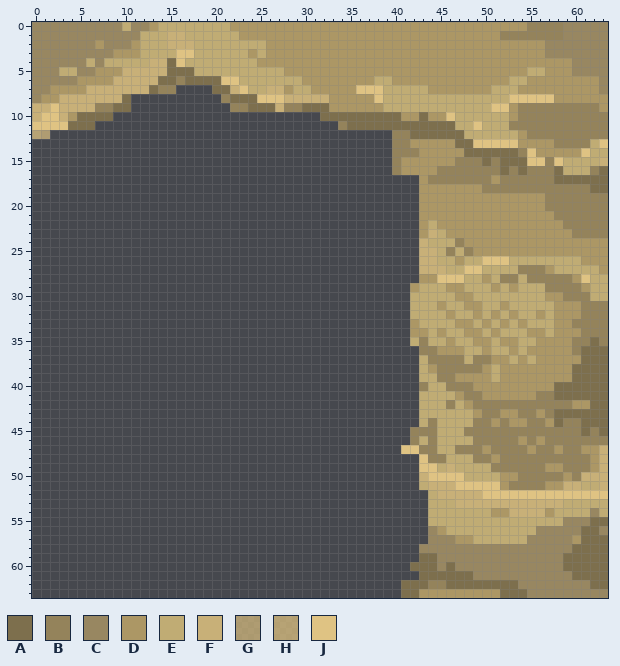
One commit to this pixel-art sprite: resources/sprites/tiles/sand/tiles_0010.png. Above, as it was before the edit.
The file is 64x64 pixels.
Palette (. is transparent): A #7d6f4d  B #94835b  C #988761  D #ac9765  E #c0ac74  F #c8b078  G #dfc383af  H #dfc383bd  J #dfc383
Pixels before (only the part around the change), first column x 0:
 0 CCCCCCCCCCECCDEEEEEEEEDDDDDDDDDDDDDDDDDDDDDDDDDDDDDDDDDB
 1 CCCCCCCCCCCCEEEFFEEEEEEDDDDDDDDDDDDDDDDDDDDDDDDDDDDDBBBB
 2 CCCCCCCDCCCDEEEFFFEEEEEEEEDDDDDDDDDDDDDDDDDDDDDDDDDDDDDD
 3 CCCCCCCCCDDDEEEEJJEEEEEEDEDDDDDDDDDDDDDDDDDDDDDDDDDDDDDD
 4 CCCCCCECEEEEEFFAJEEEEEEEEDDDDDDDDDDDDDDDDDDDDDDDDDDDDDDD
 5 CCCEECCDDDFFFFFAAAEEEEEEEEEEDDDDDDDDDDDDDDDDDDDDDDDDDDDE
 6 CCCCCDDDDFFFFFAABAAAAJJEEEEEEEDDDDDDDDEEDDDDDDDDDDDDDEED
 7 CCDDDDFFFFFFFABB....AAFJEEFFDEEDDDDDJJJEEEEEDDDDDDDEEEDD
 8 CDDFFFFFFFA..........BAAAJJJFFFFFDDDDDJEEEEEEEEEEEEEEJJJ
 9 FFJFFFFBBAA...........BBAAAFBBAAADDDDDDEEEEEEEEEEEEJJDBB
10 FJJFDAAAA.......................AAAAAAAAADDADDJEEEEEEDBB
11 JJJJAAA...........................BAAAAAAAAAAAAEEJEEEBBB
12 HG......................................BBAAAAAAEEEEEEDB
13 ........................................BBDDDDDAAJJJJJDD
14 ........................................BBBDDDDDAAAAAABJ
15 ........................................BDDDDDDBBBABAAAJ
16 ........................................BDDDDBBBBBBBABAB
17 ...........................................DBBBBBBBDBBBB
18 ...........................................DDDDDDDBBBBBB
19 ...........................................DDDDDDDDDDDDD
20 ...........................................DDDDDDDDDDDDD
21 ...........................................DDDDDDDDDDDDD
22 ...........................................DEDDDDDDDDDDD
23 ...........................................DFEDDDDDDDDDD
24 ...........................................FEEEBDDDDDDDD
25 ...........................................FFEBEBDDDDDDD
26 ...........................................FFEEDEEJJJEEE
27 ...........................................FFFEEJJEEEEBB
28 ...........................................DDJJJEEDEBBEB
29 ..........................................DEEEDDEEEDEDEE
30 ..........................................EEEEEDDEEEEEEE
31 ..........................................EEEDEEDDEEDEEE
32 ..........................................EEEEDEEDEDEDEE
33 ..........................................DEEEEDDEDEDEDE
34 ..........................................DDEDEEDDEDEEED
35 ..........................................EBEEDEEDDEDDEE
36 ...........................................BBDDDEEDEEDED
37 ...........................................EBBBBEBBDDEDE
38 ...........................................EDBBBBBDEDDDD
39 ...........................................EEBBDDDDEDDDD
40 ...........................................BEEBBBDDDDDDD
41 ...........................................EEEEDBBDDDDDD
42 ...........................................EEEBEDBBBBBBB
43 ...........................................EEEEEEDBBDDBB
44 ...........................................EBEEEEBBDBDDB
45 ..........................................BBBEEEBBBBBBBB
46 ..........................................BEBEEEEBBBBBDB
47 .........................................JJBBEEBBBDBBBBD
48 ...........................................JBBEEEBBDBBBB
49 ...........................................JJEFEEEEBBBBB
50 ...........................................FJJJJEEEEDDBB
51 ...........................................EFFFJJJJJDBBB
52 ............................................EFFFFFJJJJJJ
53 ............................................EEEFFFFFFFFF
54 ............................................EEEEEEEDDFFF
55 ............................................EEEEEEEEEEEE
56 ............................................CDEEEEEEEEEE
57 ............................................CCCDDEEEEEEC
58 ...........................................CCCCCCCCCCCCC
59 ...........................................AACCCCCCCCCCC
60 ..........................................AAACACCCCCCCCC
61 ...........................................AAAAAACCCCCCC
62 .........................................AAABBAAAAAAAACC
63 .........................................AADDDDDDDDDAAAC
And afterwards:
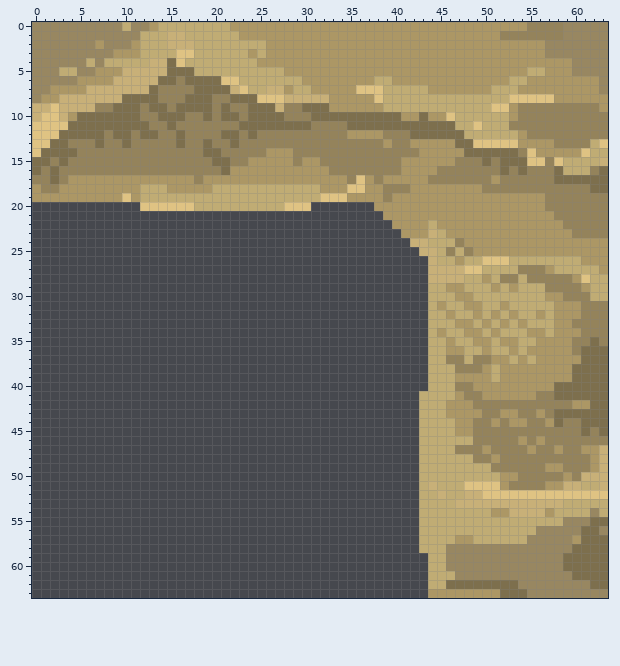
Diff:
y 7: x 16..19 .... -> BBAA
y 8: x 11..20 .......... -> AAABBBAAAB
y 9: x 11..21 ........... -> ABAABAAAABA
y 10: x 9..31 ....................... -> AAABBAAABBABAABAAAABBBA
y 11: x 7..33 ........................... -> AAAAAABBABBBBBBBAAAAAAAABBB
y 12: x 0..39 HG...................................... -> JJJAAAAABAABAABBABBBBAABABBBBBBBBBBDDDDB
y 13: x 0..39 ........................................ -> JJAABBBABBABBBBBABBABBABBBBBBBBBBBBBBBBD
y 14: x 0..39 ........................................ -> JAAAABBBBBBBBBBBBBBAABBBBBDDDBBBBBBBBBBB
y 15: x 0..39 ........................................ -> AABABBBBBBBBBBBBBBBBAABBDDDDDBDDBBBBBBBB
y 16: x 0..39 ........................................ -> ABABBBBBBBBBBBBBBBBBBADDDDDDDDDDDBBBBBBB
y 17: x 0..42 ........................................... -> BBABDDDDDDDDDDDDDDBDDDDDDDDDDDDDDDDBJDBDDDD
y 18: x 0..42 ........................................... -> DBBDDDDDDDDDEEEDDDDDEEEEEEEEEEEEDDDJJDDBBBD
y 19: x 0..42 ........................................... -> DDDDDDDDDDJDEEEEEEEEEEEEEEEEEEEEJJJDDDDBDDD
y 20: x 12..30 ................... -> JJJJJJEEEEEEEEEEJJJ; x 38..42 ..... -> DDDDD
y 21: x 39..42 .... -> DDDD
y 22: x 40..42 ... -> DDD
y 23: x 41..42 .. -> DD
y 24: x 42 . -> F
y 26: x 43 F -> .
y 27: x 43 F -> .; x 46..47 EE -> FF
y 28: x 43..47 DDJJJ -> .FFFF
y 29: x 42..43 DE -> ..
y 30..32: x 42..43 EE -> ..
y 33: x 42..43 DE -> ..
y 34: x 42..43 DD -> ..
y 35: x 42..43 EB -> ..
y 36: x 43..45 BBD -> .EE
y 37: x 43..45 EBB -> .EE
y 38: x 43..46 EDBB -> .EEE
y 39: x 43 E -> .; x 45..46 BB -> EE
y 40: x 43 B -> .; x 46 B -> E
y 42: x 46..47 BE -> DD
y 43: x 46..48 EEE -> DDD
y 44: x 44 B -> E; x 47..48 EE -> DD
y 45: x 42..44 BBB -> .EE; x 47..48 EB -> DD
y 46: x 42 B -> .; x 44 B -> E
y 47: x 41..44 JJBB -> ..EE
y 48: x 43..45 JBB -> EEE
y 49: x 43..44 JJ -> EE; x 46 F -> E
y 50: x 43..47 FJJJJ -> EEEEE
y 51: x 45..47 FFJ -> EEE
y 52: x 43 . -> E; x 46..47 FF -> EE
y 53..55: x 43 . -> E
y 56: x 43..45 .CD -> EEE
y 57: x 43..46 .CCC -> EEEE
y 58: x 43..45 CCC -> EEE
y 59: x 43..45 AAC -> .EE
y 60: x 42..46 AAACA -> ..EEC
y 61: x 43..48 AAAAAA -> .EEECC
y 62: x 41..45 AAABB -> ...EE
y 63: x 41..43 AAD -> ...
Changed places in both pictures, as pixel boxes (x1, y1, x2, y2):
changed: (32, 85, 473, 598)
